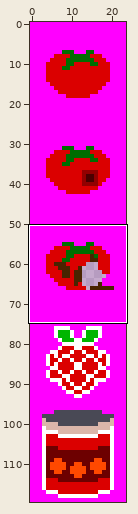
File history of a sprite sheet, sprite_png/inventory.png. The picture above shows the old version from afar; the outline marks the close-up.
Close-up. First the earlier version:
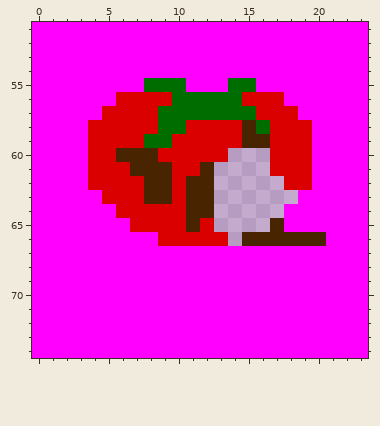
The file is 24x120 pixels. Shown: x 0..23, y 51..74.
The same view after the edit:
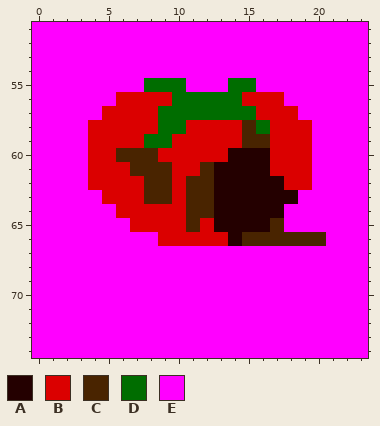
Palette (. is transparent): A #240000  B #db0000  C #492400  D #006d00  E #ff00ff
The edit:
Colour A is added in row 60 at x 14 to 16; in row 61 at x 13 to 16; in row 62 at x 13 to 17; in row 63 at x 13 to 18; in row 64 at x 13 to 17; in row 65 at x 13 to 16.
Colour A is added in row 66 at x 14.
